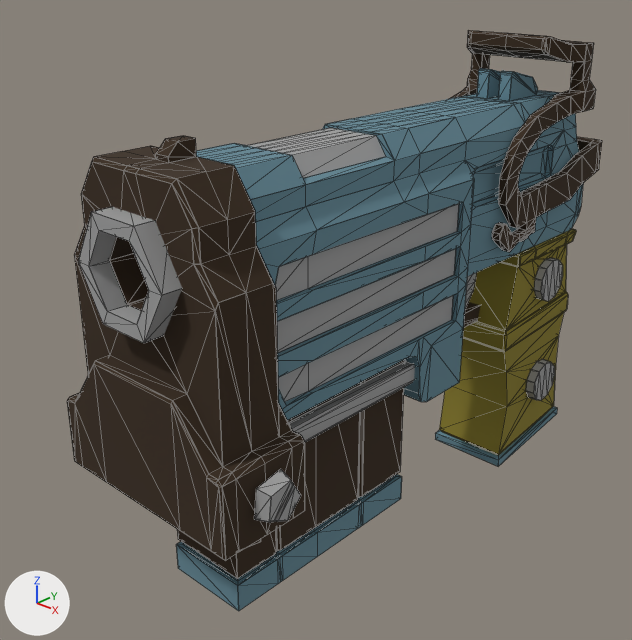
Two versions of the Blender file src/data/models.blend, one commit apart.
Both versions are drawn from a camera (50 mm lens) standing at (1.746, -0.692, 0.351) and looking at (1.19, -0.094, 0.0). The axes (+X, +Y, +Z) are drawn at lower left. The lights are the same throughout. Mesh edges are drawn as thin lines.

Names of what the first picture shows: 'Cube.001_Material.001_0', 'Cube.001_Material.003_0', 'Cube.001_Material_0', 'Cube.004_Material.002_0', 'Cube.005_Material.003_0', 'Cube.008_Material.002_0', 'Cube_Material.002_0', 'Cube_Material_0', 'Cylinder.005_Material.003_0', 'Cylinder_Material.003_0'.
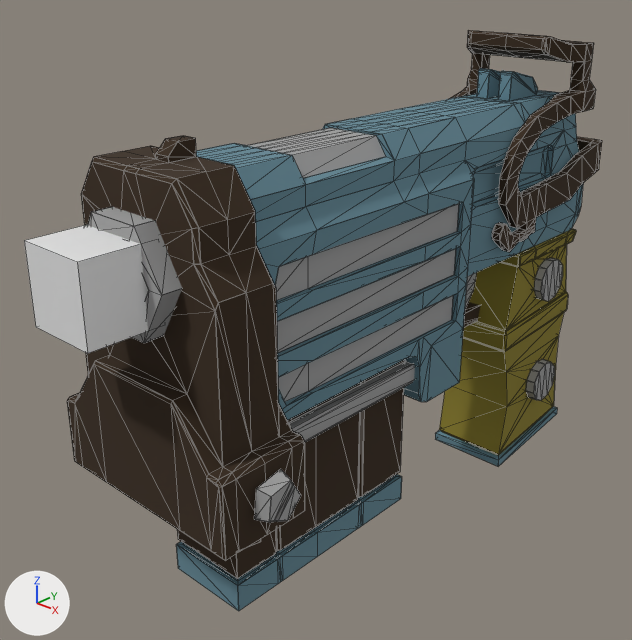
Commit message: adds bullets

Changed parts and their boxes (x1, y1, x2, y2) in the pictures (632 x 640 px):
'bullet_spawn', added: after (24, 225, 149, 354)

What changed in the scene script:
```text
Add me_cube_001:
    me_cube_001.from_pydata(...)  # a box spanning x -1.0..1.0, y -1.0..1.0, z -1.0..1.0
Add ob_bullet_spawn:
    ob_bullet_spawn = bpy.data.objects.new('bullet_spawn', me_cube_001)
    ob_bullet_spawn.parent = ob_rootnode
    ob_bullet_spawn.matrix_parent_inverse = Matrix(((100.0, 0.0, 0.0, -122.8), (0.0, 100.0, 0.0, 0.0), (0.0, 0.0, 100.0, -0.285), (0.0, 0.0, 0.0, 1.0)))
    ob_bullet_spawn.location = (1.229, -0.368, 0.125)
    ob_bullet_spawn.scale = (-0.0331, -0.0331, -0.0331)
```
